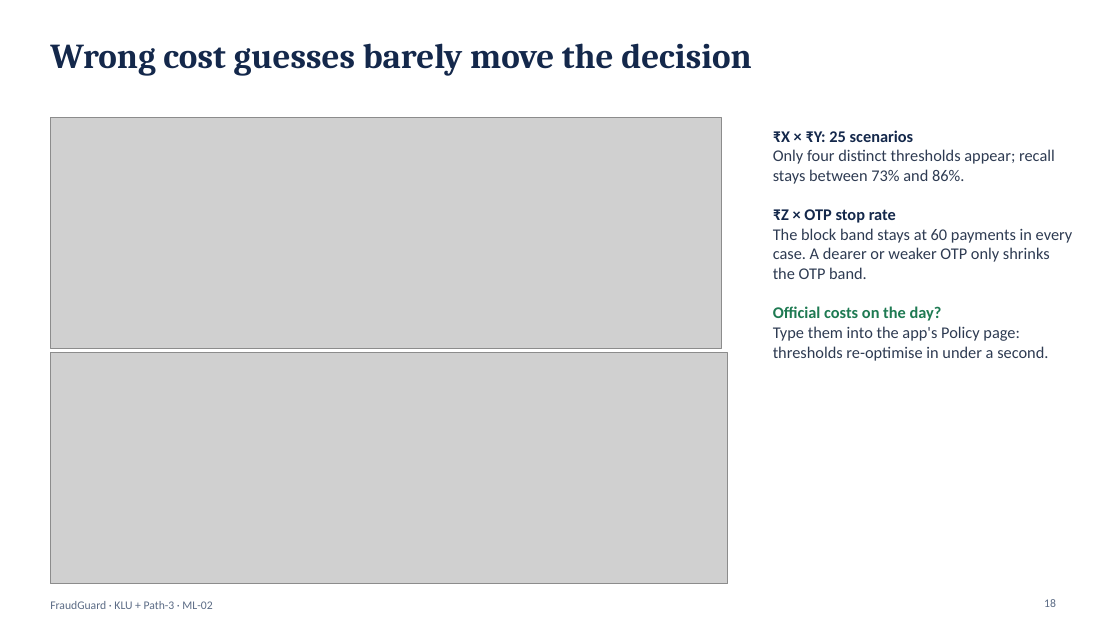
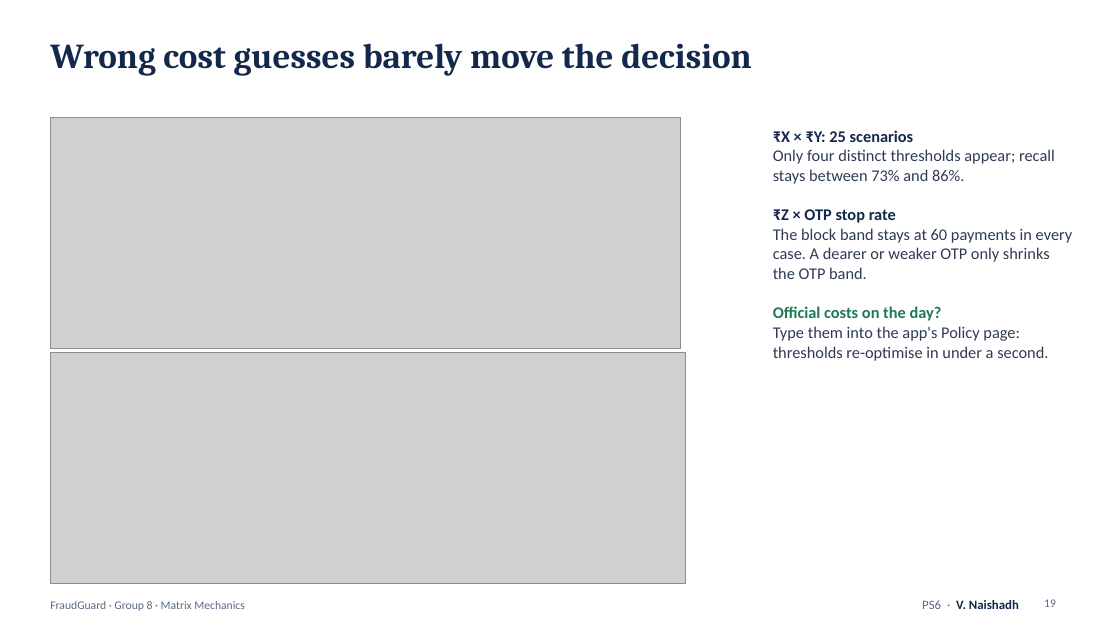
Before and after one commit to naishadhvytla/hackathon01calibo, a slide deck: slide 19 of docs/FraudGuard_Presentation.pptx (slide 18 before the commit). Drawn at 1120x630 pixels with LibreOffice and Linux fonts; fonts in the diff are those of the drawing; grey boxes stand for pictures. Boxes give left, top, right and bottom in pixels: in the first picture for what was removed or moved away, otherwise in the second. Text is boxed around its words. In the diff, an @@ line names an element or a change of style, - is before the commit and + after.

Commit message:
Team details, live URL, PS ownership; fix overlapping chart titles
- Group 8 · Matrix Mechanics, members and https://calibofraudguard.netlify.app/ in the deck, all Word documents, README, notebook, web app and Streamlit demo
- Problem-statement owners: PS1-2 N. Varshitha, PS3-4 M. Kumara Swamy, PS5-6 V. Naishadh, PS7-8 M. Suman Srinivas
- Deck: new team/ownership slide, presenter named on every slide, placeholders replaced, demo screenshots retaken (27 slides)
- Figures: super-titles moved above panel titles (fixes overlap on the fraud-by-amount/hour slide and six other charts); notebooks re-executed, every number unchanged
- README .docx: code blocks and table widths readable

```diff
--- a/docs/FraudGuard_Presentation.pptx
+++ b/docs/FraudGuard_Presentation.pptx
@@ picture: place and size @@
-picture at <box>50,118,722,349</box>
+picture at <box>50,118,680,349</box>
@@ picture: place and size @@
-picture at <box>50,353,728,584</box>
+picture at <box>50,353,686,584</box>
@@ text at <box>50,601,245,611</box>: text changed @@
-FraudGuard · KLU + Path-3 · ML-02
+FraudGuard · Group 8 · Matrix Mechanics
@@ text added at <box>922,600,1019,609</box>, 11 pt, text #14284B, bold @@
+PS6 · V. Naishadh
```
Also in this commit, not shown: 25 other slides changed, 1 slide added, 32 other files.
